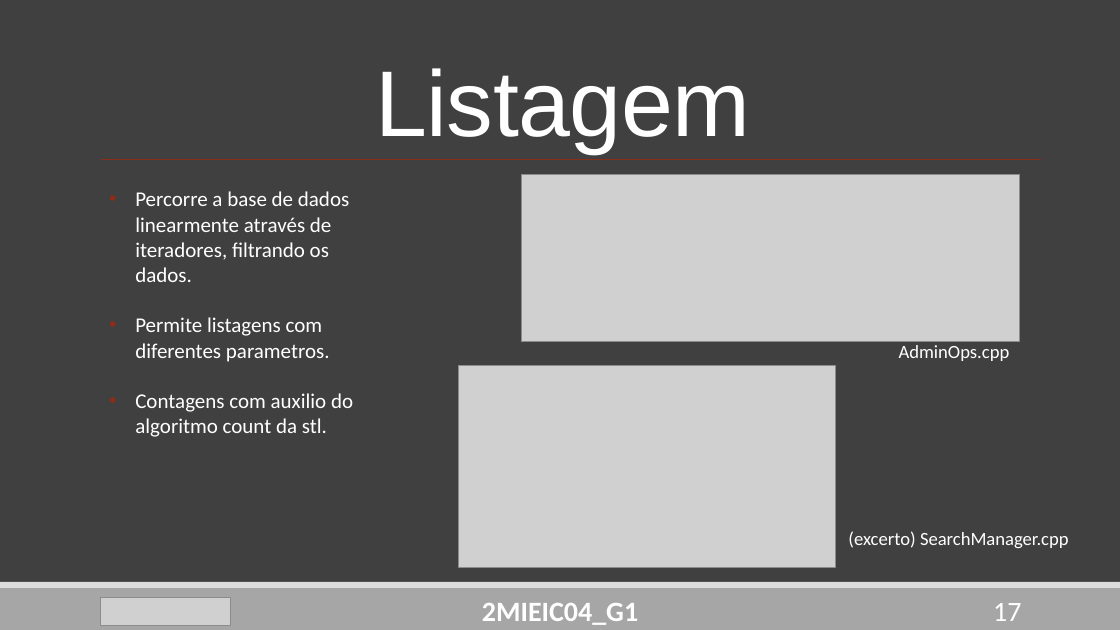
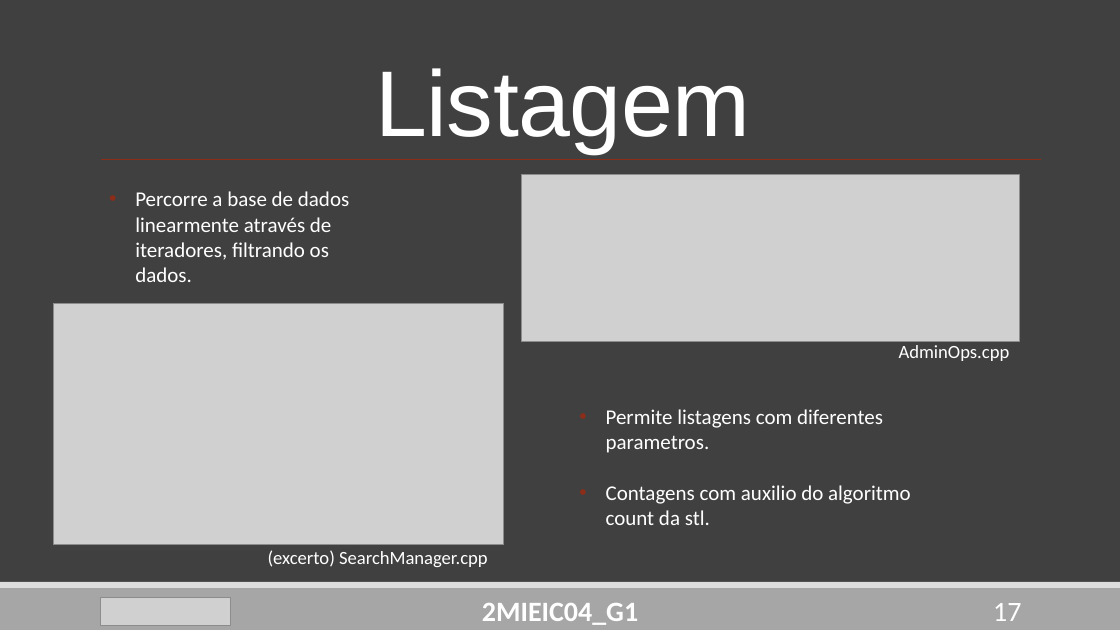
Before and after one commit to DoStini/FEUP-AEDA-proj, a slide deck: slide 17 of StreamZ_Apresentation4.pptx. Drawn at 1120x630 pixels with LibreOffice and Linux fonts; fonts in the diff are those of the drawing; grey boxes stand for pictures. Boxes give left, top, right and bottom in pixels: in the first picture for what was removed or moved away, otherwise in the second. Text is boxed around its words. In the diff, an @@ line names an element or a change of style, - is before the commit and + after.

Commit message:
pp final

```diff
--- a/StreamZ_Apresentation4.pptx
+++ b/StreamZ_Apresentation4.pptx
@@ picture: place and size @@
-picture at (459,365,836,567)
+picture at (54,303,504,544)
@@ text at (135,317,353,437): paragraphs removed @@
-• Permite listagens com diferentes parametros.
-• Contagens com auxilio do algoritmo count da stl.
@@ text added at (606,409,911,525), 18 pt, text #FFFFFF @@
+• Permite listagens com diferentes parametros.
+• Contagens com auxilio do algoritmo count da stl.
@@ text "(excerto) SearchManager.cpp": place and size @@
-text "(excerto) SearchManager.cpp" at (848,531,1069,548)
+text "(excerto) SearchManager.cpp" at (268,550,488,567)
```
Also in this commit, not shown: 6 other slides changed.
